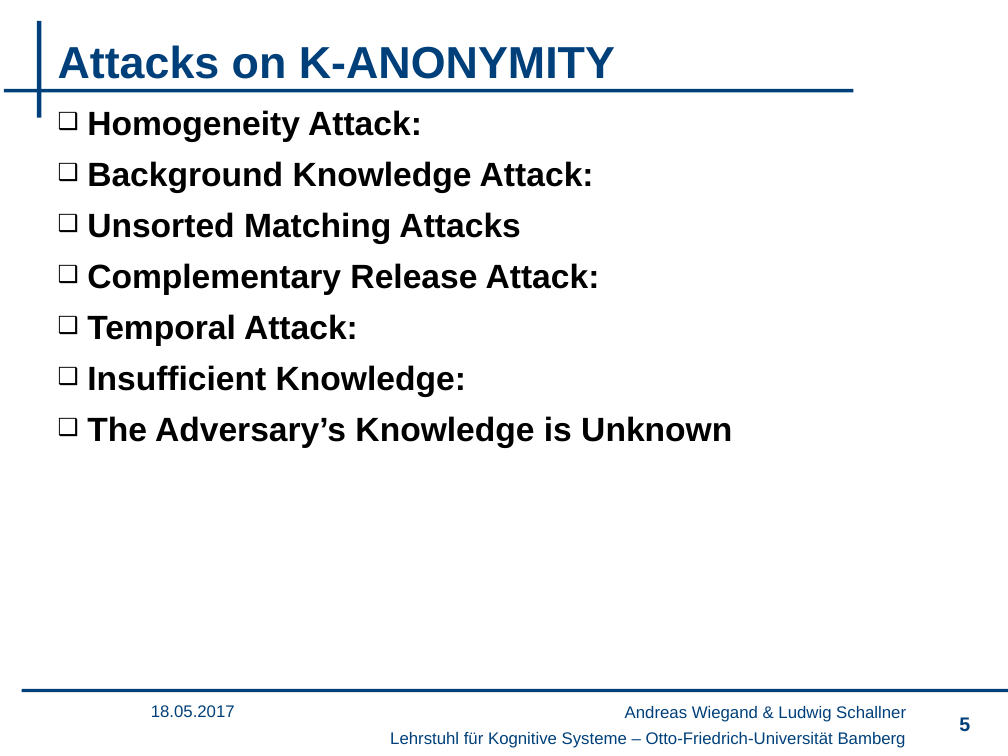
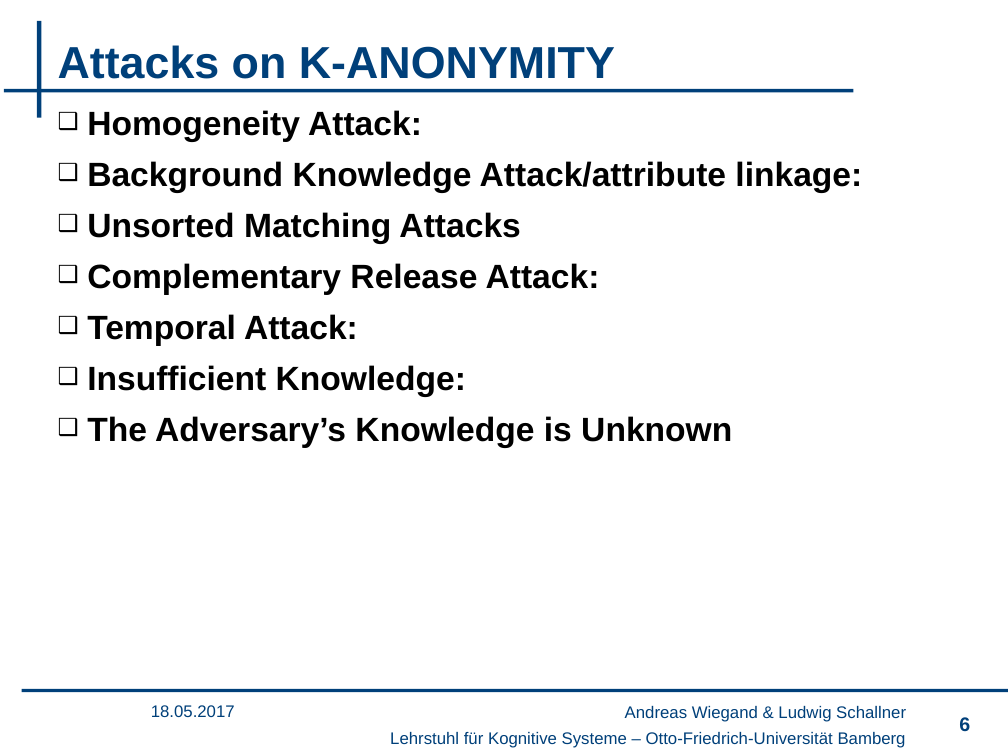
Before and after one commit to wsgan001/PSI-MSem, a slide deck: slide 6 of presentation/sicherheits.pptx (slide 5 before the commit). Drawn at 1008x756 pixels with LibreOffice and Linux fonts; fonts in the diff are those of the drawing; background and template pictures are left out. Boxes give left, top, right and bottom in pixels: in the first picture for what was removed or moved away, otherwise in the second. Text is boxed around its words. In the diff, an @@ line names an element or a change of style, - is before the commit and + after.

Commit message:
ta

```diff
--- a/presentation/sicherheits.pptx
+++ b/presentation/sicherheits.pptx
@@ text at (87,161,862,193): text changed @@
-❑ Background Knowledge Attack:
+❑ Background Knowledge Attack/attribute linkage:
@@ page number at (959,717,970,731): text changed @@
-5
+6
```
Also in this commit, not shown: 1 slide added.
